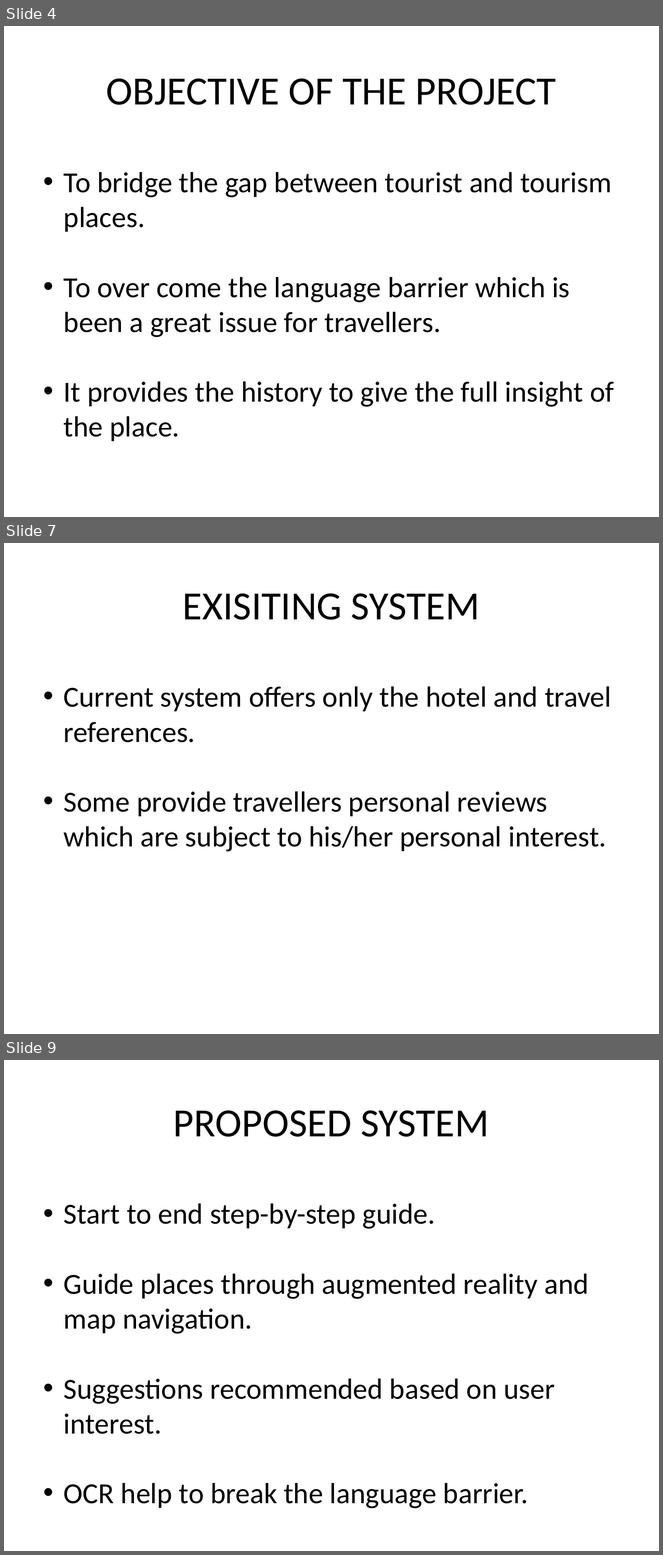
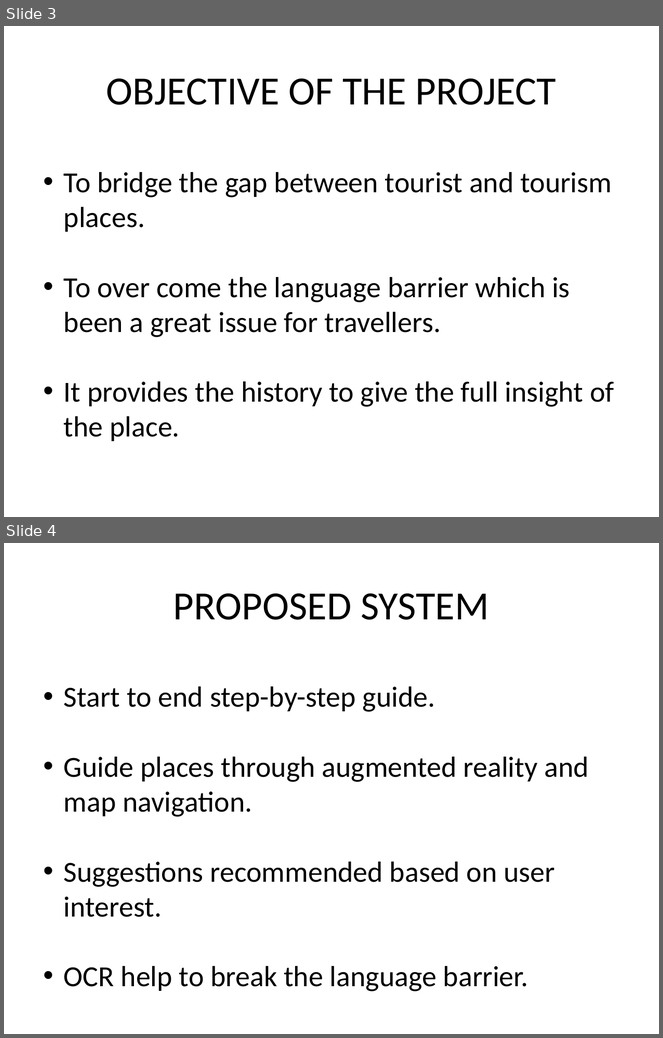
Before and after one commit to alenthomas/phaseOne, a slide deck: Silde/Group 4.pptx. Shown one above the other, each under a label of ours: slides 4, 7 and 9 before the commit, slides 3 and 4 after it; the slides between them are not shown. The pictures are 663x1555 and 663x1038 pixels, drawn with LibreOffice and Linux fonts; fonts in the diff are those of the drawing. Boxes give left, top, right and bottom in pixels: in the first picture for what was removed or moved away, otherwise in the second. Text is boxed around its words. In the diff, an @@ line names an element or a change of style, - is before the commit and + after.

```diff
--- a/Silde/Group 4.pptx
+++ b/Silde/Group 4.pptx
@@ slide 7 removed at box(4, 543, 659, 1034), background #FFFFFF @@
@@ title removed at box(183, 593, 480, 620) @@
-EXISITING SYSTEM
@@ text removed at box(64, 687, 612, 852) @@
-• Current system offers only the hotel and travel references.
-• Some provide travellers personal reviews which are subject to his/her personal interest.
@@ what was slide 4 is now slide 3 @@
@@ what was slide 9 is now slide 4 @@
```
Also in this commit, not shown: 10 slides added, 9 other slides removed, 1 other file.
